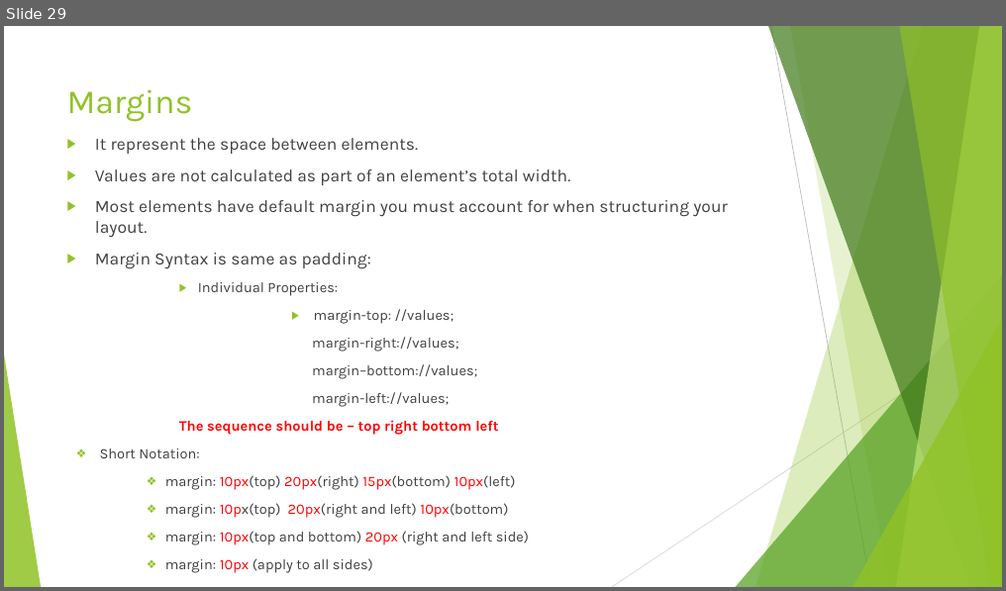
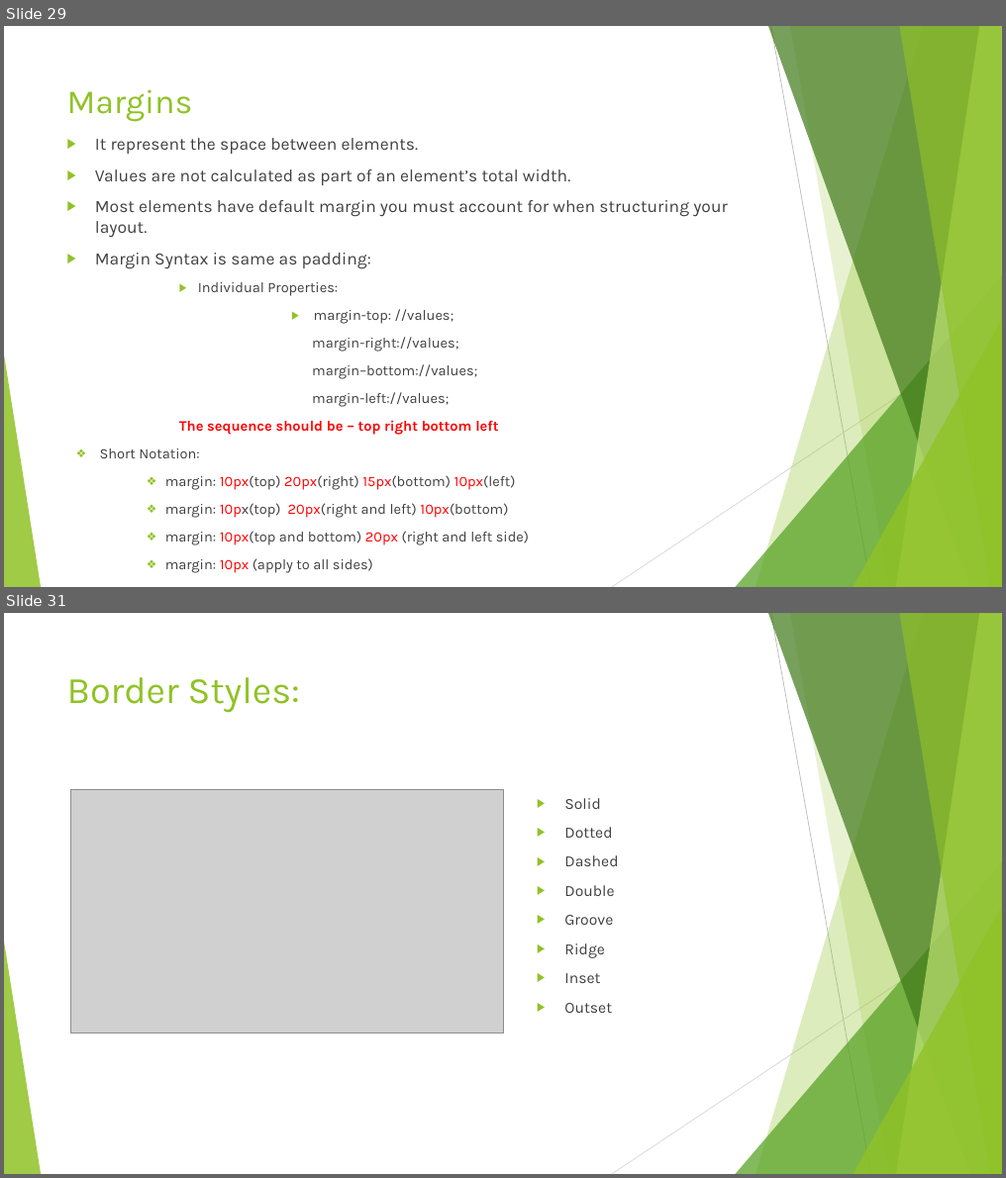
Before and after one commit to anumsh/Introduction-To-CSS, a slide deck: Introduction-to-CSS.pptx. Shown one above the other, each under a label of ours: slide 29 before the commit, slides 29 and 31 after it; the slides between them are not shown. The pictures are 1006x591 and 1006x1178 pixels, drawn with LibreOffice and Linux fonts; fonts in the diff are those of the drawing; grey boxes stand for pictures. Boxes give left, top, right and bottom in pixels: in the first picture for what was removed or moved away, otherwise in the second. Text is boxed around its words. In the diff, an @@ line names an element or a change of style, - is before the commit and + after.

Commit message:
feat:Borders and Backgrounds

```diff
--- a/Introduction-to-CSS.pptx
+++ b/Introduction-to-CSS.pptx
@@ slide 31 added at (4,613,1002,1174), background #FFFFFF; not listed: 10 template elements that a slide beside it also shows @@
@@ title added at (67,677,300,713), 36 pt, text #90C226 @@
+Border Styles:
@@ picture added at (70,789,503,1033) @@
@@ text added at (564,798,618,1013), 15 pt, text #404040 @@
+▶ Solid
+▶ Dotted
+▶ Dashed
+▶ Double
+▶ Groove
+▶ Ridge
+▶ Inset
+▶ Outset
```
Also in this commit, not shown: 3 other slides added.
